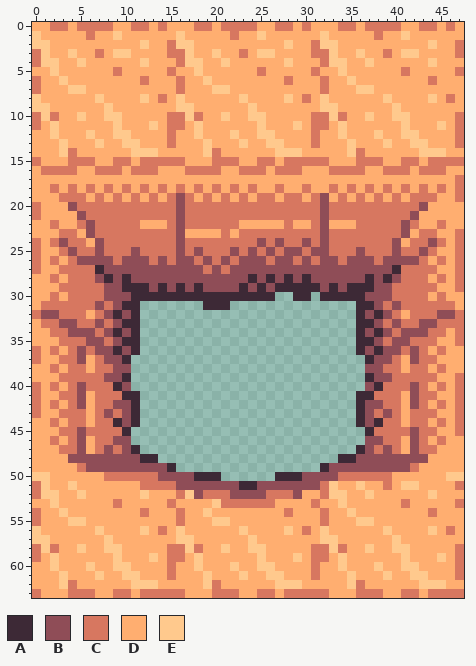
Edited in one commit: pixel-art sprite (Assets/Sprites/Maps/desert/desert_wall_tileset.png). Above, as it was before the edit.
The file is 48x64 pixels.
Palette (. is transparent): A #3d2936  B #8f4d57  C #d77760  D #ffae70  E #ffc98d
New version:
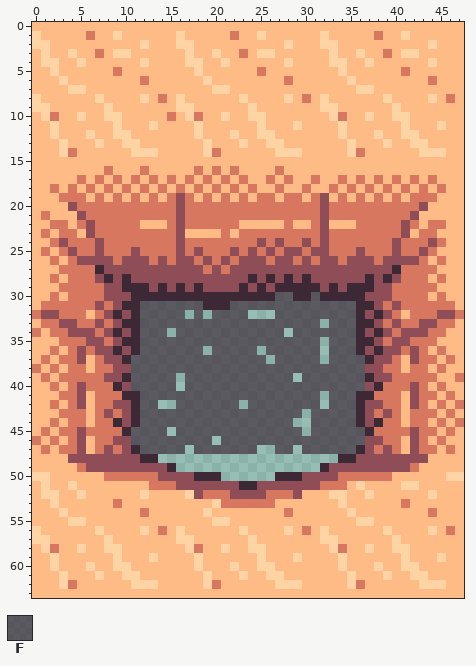
Colours new in this view: F #3d2936ab
Edits made:
colour D: #ffae70 -> #ffbb86
colour E: #ffc98d -> #ffd4a4
Changed rows in their new state; - is a pixel that keeps its letter.
first column x 0:
 0 --DD-DDDD--DD-D---DD-DDDD--DD-D---DD-DDDD--DD-D-
 2 ---------------D---------------D---------------D
 3 D--------------DD--------------DD--------------D
 4 D---------------D---------------D---------------
 5 ---------------D---------------D---------------D
 6 D---------------D---------------D---------------
 7 D---------------D---------------D---------------
10 D---------------D--------------DD--------------D
11 D--------------DD--------------DD--------------D
12 ---------------D---------------D---------------D
13 ---------------D---------------D---------------D
15 D---DDD--DD-DDDDD---DDD--DD-DDDDD---DDD--DD-DDDD
16 -DDDD--D-D-D-D---D-D--CDDD--DD---DDDD--DDD-DDD--
17 -----C-C-C-C-C-C-C-C-C-C--C-C--C--C-C-C-C-C-C--D
18 -----------------------------------------------D
19 -----------------------------------------------D
20 D-----------------------------------------------
21 DC----------------------------------------------
22 ---C----------------------------------------C---
23 -C---------------------------------------------D
24 D-----C----------------------------------C-----D
25 DC---------------------------------------------D
26 D----------------------------------------------D
27 D----------------------------------------------D
28 -----------------------------------------------D
29 -----------------------------------------------D
30 ---------------------------FF--F----------------
31 ------------FFFFFFF---FFFFFFFFFFFFFF------------
32 ------------FFFFF-F-FFFF---FFFFFFFFF------------
33 ------------FFFFFFFFFFFFFFFFFFFF-FFF-----------D
34 C-----------FFF-FFFFFFFFFFFF-FFFFFFF-----------D
35 ------------FFFFFFFFFFFFFFFFFFFF-FFF-----------D
36 D-----------FFFFFFF-FFFFF-FFFFFF-FFF------------
37 DC---------FFFFFFFFFFFFFFF-FFFFF-FFFF---------C-
38 C----------FFFFFFFFFFFFFFFFFFFFFFFFFF-----------
39 -C---------FFFFF-FFFFFFFFFFFF-FFFFFFF-----------
40 D----------FFFFF-FFFFFFFFFFFFFFFFFFFF----------D
41 D-----------FFFFFFFFFFFFFFFFFFFF-FFF----------CD
42 D-----------FF--FFFFFFF-FFFFFFFF-FFF------------
43 D-----------FFFFFFFFFFFFFFFFFF-FFFFF----------CD
44 ------------FFFFFFFFFFFFFFFFF--FFFFF------------
45 -C---------FFFF-FFFFFFFFFFFFFF-FFFFFF---------CD
46 C----------FFFFFFFFF-FFFFFFFFFFFFFFFF-----------
47 -C----------FFFFF-FFFFFFF--FF-FFFFFF----------C-
first column x 0:
51 D-----------D--------------------CC----D-------D
52 D---------------D---------------D---------------
53 ---------------D---------------D---------------D
54 D---------------D---------------D---------------
55 D---------------D---------------D---------------
58 D--------------DD--------------DD--------------D
59 D--------------DD--------------DD--------------D
60 ---------------D---------------D---------------D
61 ---------------D---------------D---------------D
63 D---DDD--DD-DDDDD---DDD--DD-DDDDD---DDD--DD-DDDD
Where, in picture pixels (left, top, right, bottom), the same in both pictures:
changed: (32, 22, 464, 598)
